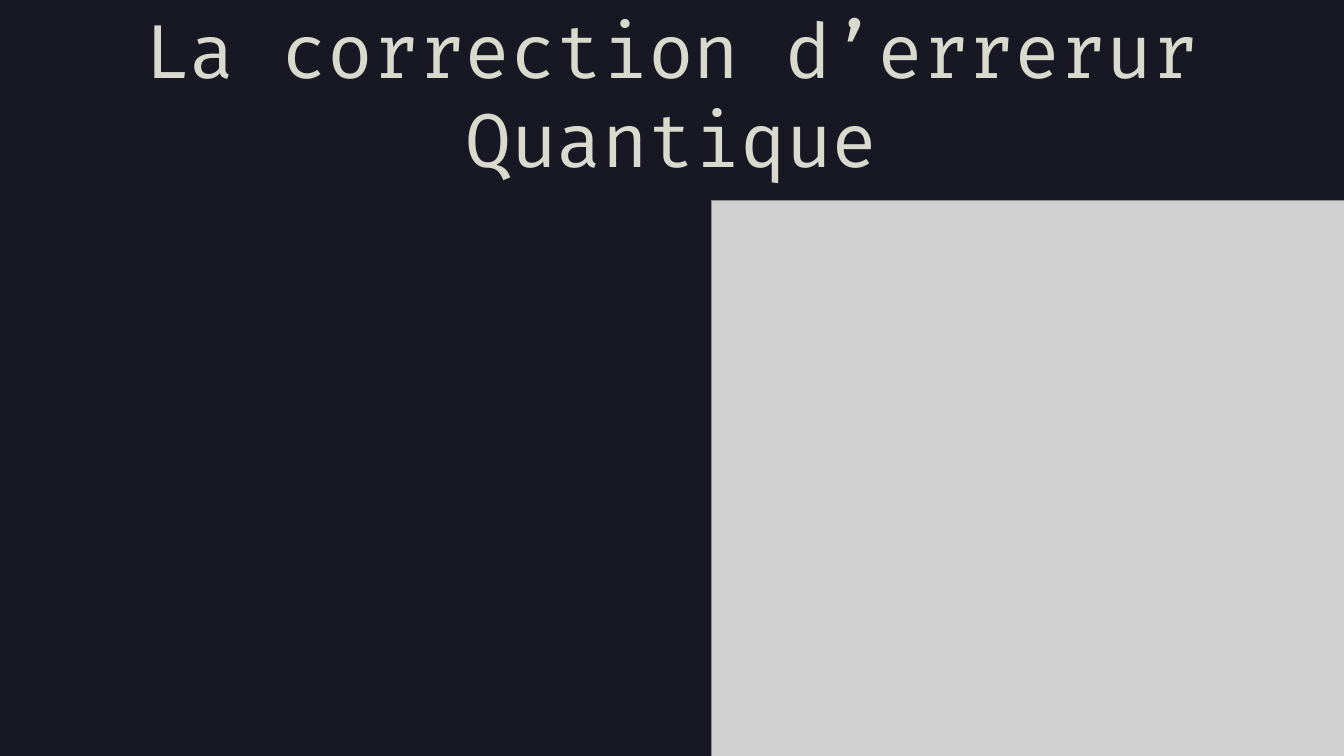
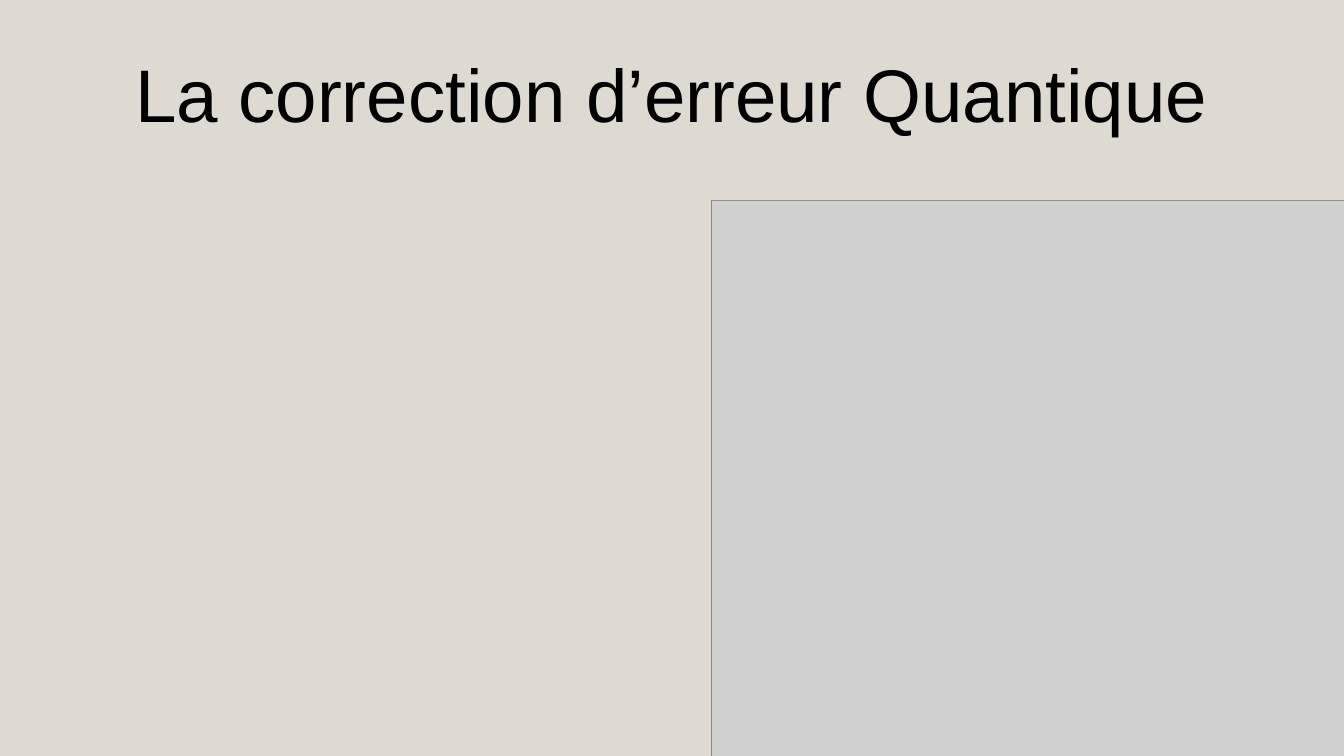
Before and after one commit to AmdaU/presentations, a slide deck: slide 6 of Seminaire/Seminaire.odp (slide 4 before the commit). Drawn at 1344x756 pixels with LibreOffice and Linux fonts; fonts in the diff are those of the drawing; grey boxes stand for pictures. Boxes give left, top, right and bottom in pixels: in the first picture for what was removed or moved away, otherwise in the second. Text is boxed around its words. In the diff, an @@ line names an element or a change of style, - is before the commit and + after.

```diff
--- a/Seminaire/Seminaire.odp
+++ b/Seminaire/Seminaire.odp
@@ background #181825 to #DFDAD1 @@
@@ title at <box>135,68,1207,137</box>: text changed; font Fira Code to Arial; text colour #D9D9CE to #000000 @@
-La correction d’errerur Quantique
+La correction d’erreur Quantique
```
Also in this commit, not shown: 15 other slides changed, 13 slides added, 5 slides removed, 54 other files.
